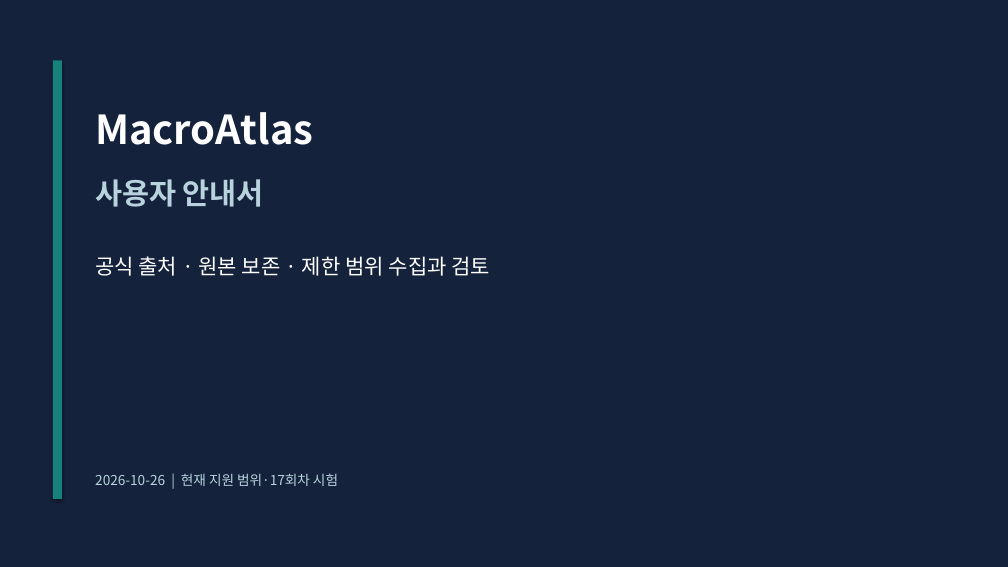
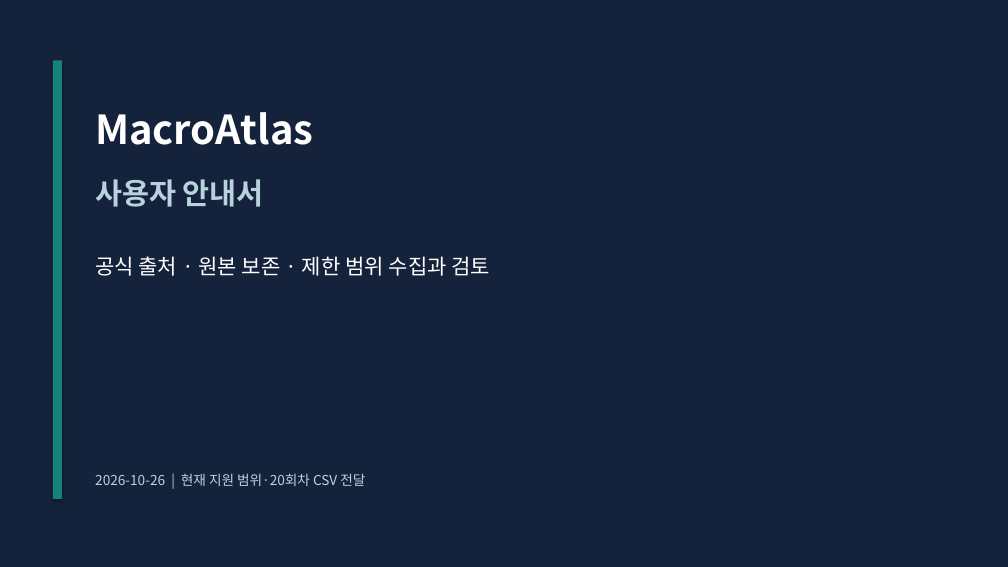
Before and after one commit to jaeu983-lang/MacroAtlas, a slide deck: slide 1 of docs/MacroAtlas_User_Guide.pptx. Drawn at 1008x567 pixels with LibreOffice and Linux fonts; fonts in the diff are those of the drawing. Boxes give left, top, right and bottom in pixels: in the first picture for what was removed or moved away, otherwise in the second. Text is boxed around its words. In the diff, an @@ line names an element or a change of style, - is before the commit and + after.

```diff
--- a/docs/MacroAtlas_User_Guide.pptx
+++ b/docs/MacroAtlas_User_Guide.pptx
@@ text at (x1=95, y1=473, x2=365, y2=486): text changed @@
-2026-10-26 | 현재 지원 범위·17회차 시험
+2026-10-26 | 현재 지원 범위·20회차 CSV 전달
```
Also in this commit, not shown: 3 other slides changed, 17 other files.
